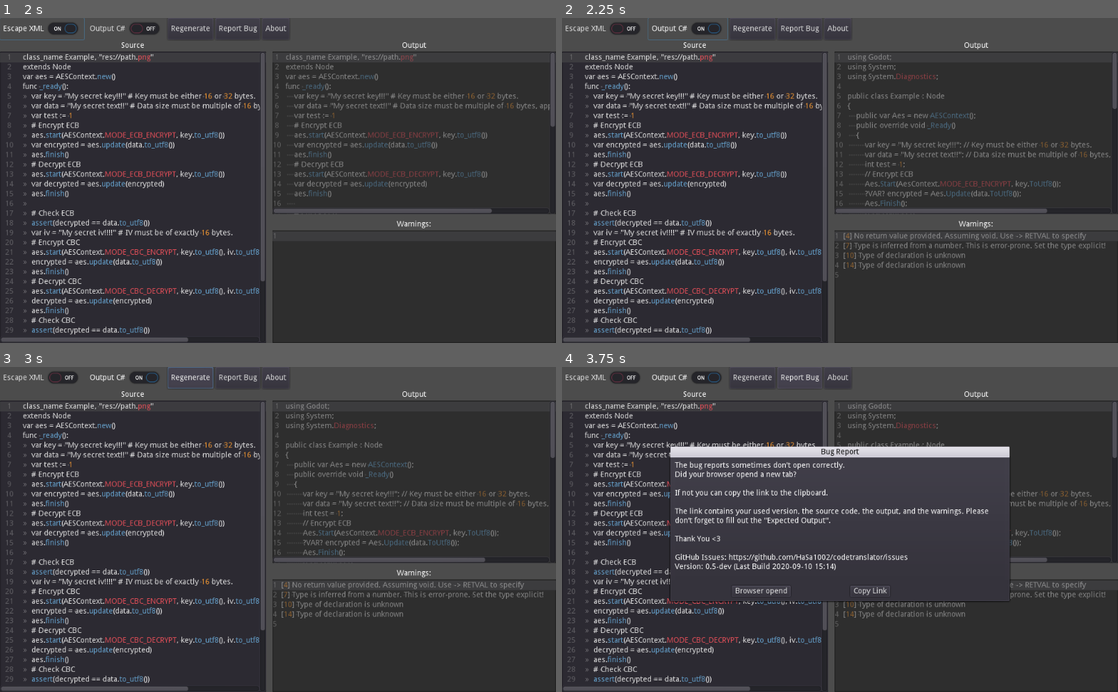
Above: before the commit, frames 1-4 (two rows, left to right).
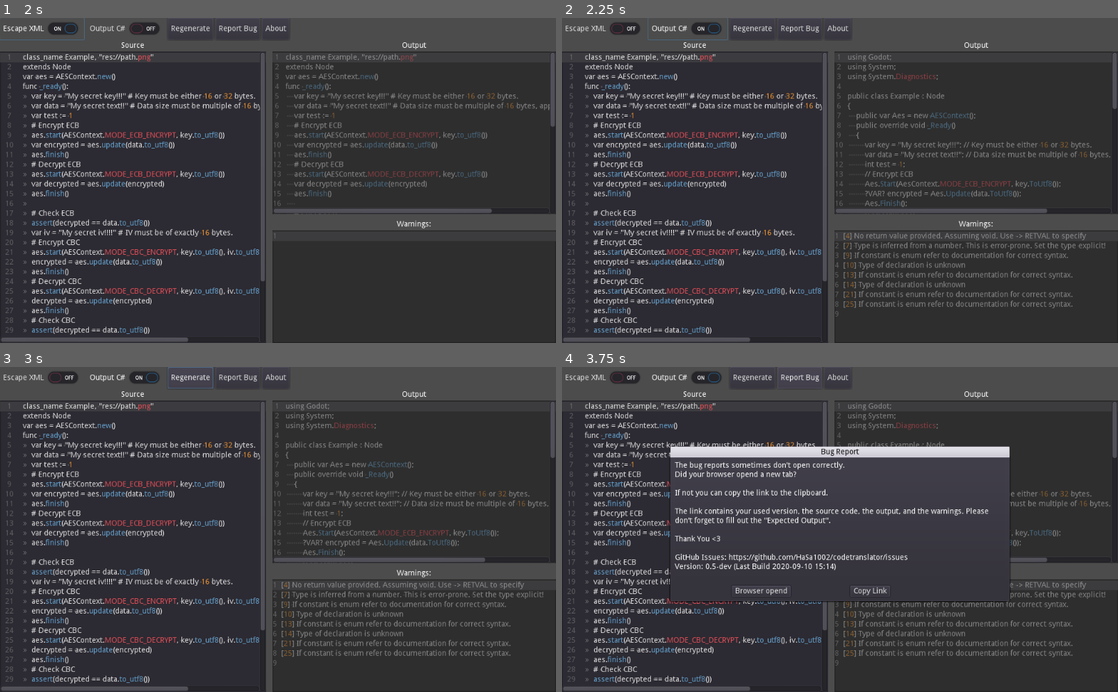
Above: after the commit, the same moments.

Repository: HaSa1002/codetranslator
Game: Godot game, scene res://Translator.tscn
The game is run twice, just before and just after one commit, with the same random seed, the same clock (stepped at 60 frames per second) and the same inputs.
Inputs:
- Up to frame 1 (2 s): click "OK" at 0.5 s; click "Escape XML" at 1.25 s
- Up to frame 2 (2.25 s): click "Output C#" at 2 s
- Up to frame 3 (3 s): click "Regenerate" at 2.75 s
- Up to frame 4 (3.75 s): click "Report Bug" at 3.5 s

Frame 1 is identical in both runs. In frame 2, 1.3% of the frame differs, in the area x 49-92%, y 72-92%; in frame 3, 1.3%; in frame 4, 1.3%.

Commit message:
Add Support for negative array indices

Diff:
--- a/Translator.gd
+++ b/Translator.gd
@@ -844,56 +844,57 @@
 	]
 	var result := ""
 	var previous = ""
-	for i in statement:
-		match i[0]:
+	var i := 0
+	for s in statement:
+		match s[0]:
 			"pass":
 				place_semicolon = false
 				pass
 			"var":
 				if previous in place_dot:
 					result += "."
-				if i[1] in gsv:
-					result += gsv[i[1]][0]
-				elif _var_in_local_vars(i[1], lsv):
-					result += _get_var_in_local_vars(i[1], lsv)[0]
-				elif i[1] == "self":
+				if s[1] in gsv:
+					result += gsv[s[1]][0]
+				elif _var_in_local_vars(s[1], lsv):
+					result += _get_var_in_local_vars(s[1], lsv)[0]
+				elif s[1] == "self":
 					result += "this"
 				else:
 					# We have to assume, that the variable is declared in a parent class
-					var is_private := _is_private(i[1])
+					var is_private := _is_private(s[1])
 					if is_private:
-						warn(line, "Variable %s looks private, but is not declared in this file" % i[1])
-					result += _pascal(i[1], is_private)
+						warn(line, "Variable %s looks private, but is not declared in this file" % s[1])
+					result += _pascal(s[1], is_private)
 				previous = "var"
 				pass
 			"constructor":
 				if previous in place_dot:
 					result += "."
-				result += "new %s(" % i[1]
+				result += "new %s(" % s[1]
 				var j = 0
-				for args in i[2][0][2]:
+				for args in s[2][0][2]:
 					j += 1
 					result += _convert_statement(line, args, gsv, lsv, usings, false)
-					if j < i[2][0][2].size():
+					if j < s[2][0][2].size():
 						result += ", "
 				result += ")"
 			"method":
 				if previous in place_dot:
 					result += "."
 				var method = ""
-				if _is_remapped_method(i[1]):
-					method = _get_remapped_method(i[1]) + "(%s)"
-				elif _is_builtin(i[1]):
+				if _is_remapped_method(s[1]):
+					method = _get_remapped_method(s[1]) + "(%s)"
+				elif _is_builtin(s[1]):
 					# We have a constructor
-					method = _convert_builtin(i[1], !i[2].empty())
+					method = _convert_builtin(s[1], !s[2].empty())
 				else:
-					method = _pascal(i[1], _is_private(i[1])) + "(%s)"
-				_parse_using(i[1], usings)
-				var is_connect = i[1].begins_with("connect")
+					method = _pascal(s[1], _is_private(s[1])) + "(%s)"
+				_parse_using(s[1], usings)
+				var is_connect = s[1].begins_with("connect")
 				var connect_same_method = false
 				var j = 0
 				var arg_str = ""
-				for args in i[2]:
+				for args in s[2]:
 					j += 1
 					var part = _convert_statement(line, args, gsv, lsv, usings, false)
 					if is_connect:
@@ -902,7 +903,7 @@
 						elif j == 3 && connect_same_method:
 							part = "nameof(%s)" % _pascal(part.substr(1, part.length() - 2))
 					arg_str += part
-					if j < i[2].size():
+					if j < s[2].size():
 						arg_str += ", "
 				if method.find("%s") == -1:
 					result += method
@@ -912,46 +913,55 @@
 				previous = "method"
 				pass
 			"assignment", "comparison", "math":
-				result += _convert_statement(line, i[1], gsv, lsv, usings, false) + " %s " % i[2] + \
-						_convert_statement(line, i[3], gsv, lsv, usings, false)
+				result += _convert_statement(line, s[1], gsv, lsv, usings, false) + " %s " % s[2] + \
+						_convert_statement(line, s[3], gsv, lsv, usings, false)
 				previous = "assignment/comparison"
 			"get_node":
-				result += "GetNode<?TYPE?>(\"%s\")" % i[1]
-				warn(line, "Cannot deduct type of get_node")
+				result += "GetNode(\"%s\")" % s[1]
 				previous = "get_node"
 			"string":
-				result += i[1]
+				result += s[1]
 				previous = "string"
 				pass
 			"int", "float", "bool":
-				result += i[1]
+				result += s[1]
 				previous = "int/float/bool"
 			"const":
 				if previous in place_dot:
 					result += "."
-				result += i[1]
+				result += s[1]
+				warn(line, "If constant is enum refer to documentation for correct syntax.")
 				previous = "const"
 			"return":
-				result += "return " + _convert_statement(line, i[1], gsv, lsv, usings, false)
+				result += "return " + _convert_statement(line, s[1], gsv, lsv, usings, false)
 				previous = "return"
 			"array":
 				var elements := ""
-				for e in i[1]:
+				for e in s[1]:
 					elements += _convert_statement(line, e, gsv, lsv, usings, false) + ", "
 				elements.erase(elements.length() - 2, 2)
 				result += BUILTIN_CLASSES["Array"][1] % elements
 			"property":
-				result += "[%s]" % i[1]
+				result += "[%s]" % s[1]
 				previous = "property"
 			"subscription":
-				result += "[%s]" % _convert_statement(line, i[1], gsv, lsv, usings, false)
-				previous = "property/subscription"
+				var type = s[1][0][0] if !s[1].empty() else ""
+				match type:
+					"int":
+						if int(s[1][0][1]) < 0:
+							result += "[%s.Count %s]" % [result, s[1][0][1]]
+						else:
+							result += "[%s]" % s[1][0][1]
+					_:
+						result += "[%s]" % _convert_statement(line, s[1], gsv, lsv, usings, false)
+				previous = "subscription"
 			"?":
-				warn(line, "Expression %s is unrecognized!" % i[1])
+				warn(line, "Expression %s is unrecognized!" % s[1])
 				pass
 			var other:
-				print("type '%s' is unrecognized! Content:" % other, i)
+				print("type '%s' is unrecognized! Content:" % other, s)
 				warn(line, "type '%s' is unrecognized! This is a Bug and should be reported" % other)
+		i += 1
 	if place_semicolon:
 		result += ";"
 	return result
